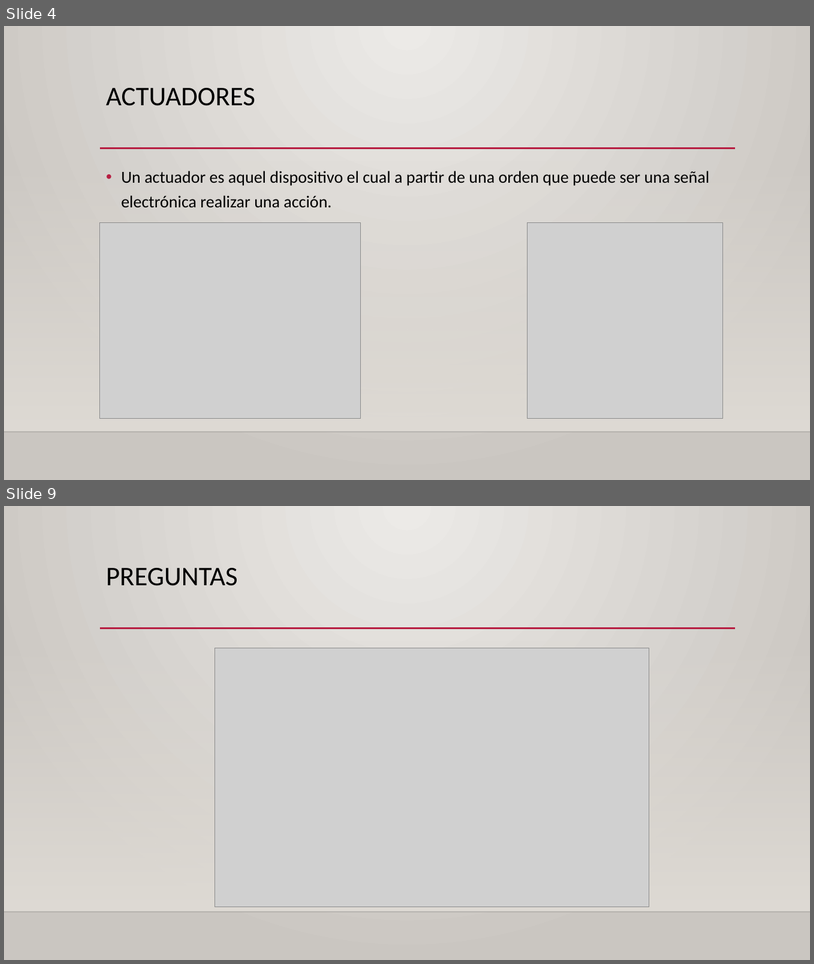
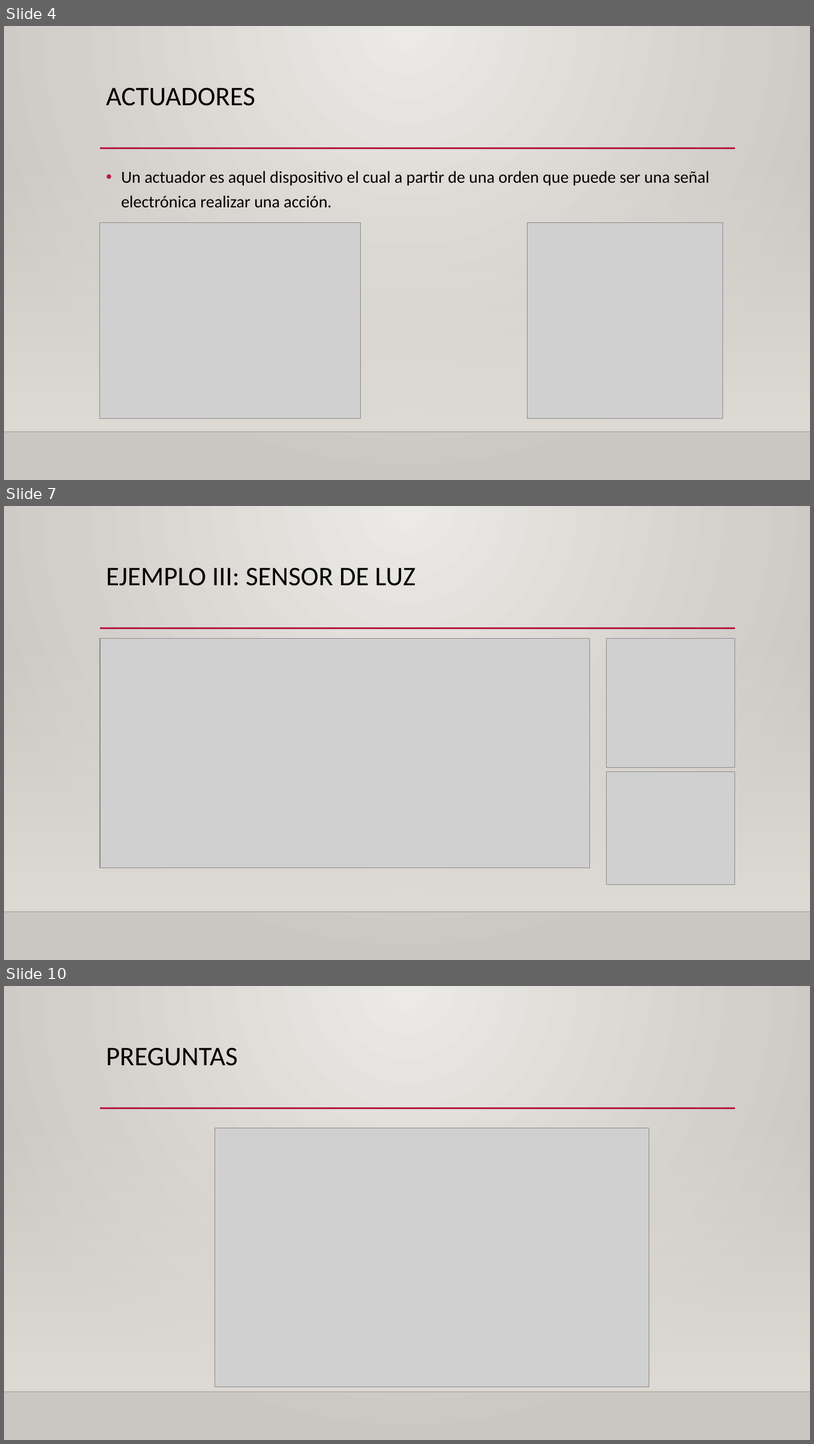
Before and after one commit to miguel5612/01_Curso_Arduino_2019_0_A_100, a slide deck: 02_Viernes30_08_2019/Clase_3.pptx. Shown one above the other, each under a label of ours: slides 4 and 9 before the commit, slides 4, 7 and 10 after it; the slides between them are not shown. The pictures are 814x964 and 814x1444 pixels, drawn with LibreOffice and Linux fonts; fonts in the diff are those of the drawing; grey boxes stand for pictures; background and template pictures are left out. Boxes give left, top, right and bottom in pixels: in the first picture for what was removed or moved away, otherwise in the second. Text is boxed around its words. In the diff, an @@ line names an element or a change of style, - is before the commit and + after.

```diff
--- a/02_Viernes30_08_2019/Clase_3.pptx
+++ b/02_Viernes30_08_2019/Clase_3.pptx
@@ slide 7 added at [4,506,810,960], background gradient #ECEAE7 to #CAC7C1; not listed: 3 template elements that a slide beside it also shows @@
@@ title added at [106,568,416,586], 32 pt, text #000000 @@
+EJEMPLO III: SENSOR DE LUZ
@@ picture added at [100,639,590,867] @@
@@ picture added at [606,639,735,768] @@
@@ picture added at [606,772,735,885] @@
@@ what was slide 9 is now slide 10 @@
```
Also in this commit, not shown: 2 slides changed, 3 other slides added, 3 slides removed, 12 other files.
